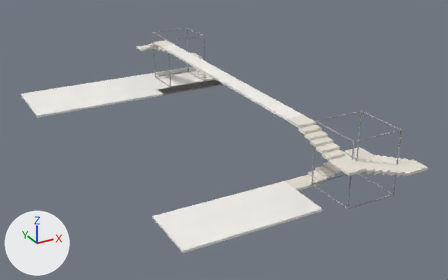
Before and after pictures for a commit that changed the glTF model examples/walkthrough/ideal/diagram.glb.
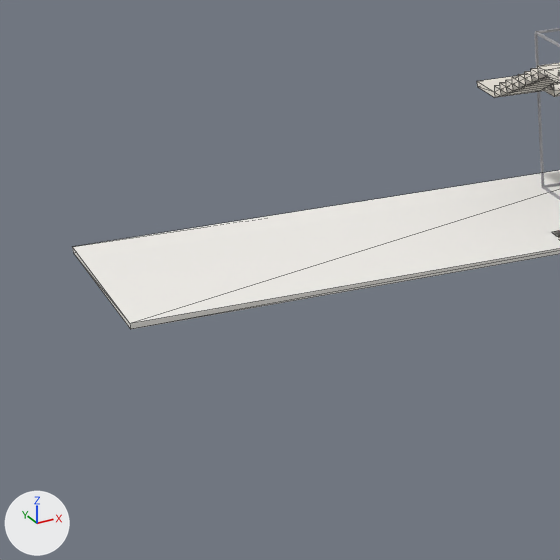
Each version appears first whole from a 50 mm lens placed at (-11.3, -46.4, 18.2), pointed at (8.7, -10.2, 0.1), and next in a close-up on the part from 0% to 36% of the width and 8% to 65% of the height. Lighting does not change. The marker at lower left points along +X, +Y and +Z. The older version's two pictures come first. The close-ups show mesh edges as thin lines. Vertices at exactly the same position are counted once.

The older version as bpy lines, for what is in view:
```python
me_floor = bpy.data.meshes.new('floor')
me_floor.from_pydata(...)  # 24 vertices, 36 faces; spans x -2.0..15.0, y -21.5..7.5, z -0.2..4.2
me_floor.materials.append(mat_floor)  # white #f3f1ec
# before: 0 (-2.0, 1.5, 0.0) at pixel (129, 323), 3 (-2.0, 7.5, 0.0) at pixel (72, 246), 4 (-2.0, 7.5, -0.2) at pixel (73, 252), 7 (-2.0, 1.5, -0.2) at pixel (130, 329)
me_stairs = bpy.data.meshes.new('stairs')
me_stairs.from_pydata(...)  # 352 vertices, 696 faces; spans x 9.0..15.0, y -23.5..7.5, z -0.2..4.2
me_stairs.materials.append(mat_stairs)  # white #e7e2d7
ob_floor = bpy.data.objects.new('floor', me_floor)
ob_floor.location = (0.0, 0.0, 0.0)
ob_stairs = bpy.data.objects.new('stairs', me_stairs)
ob_stairs.location = (0.0, 0.0, 0.0)
```
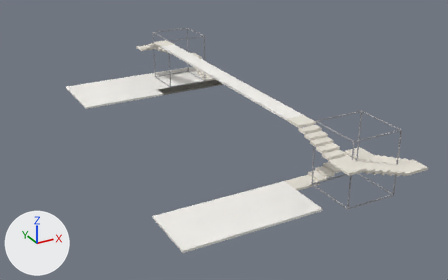
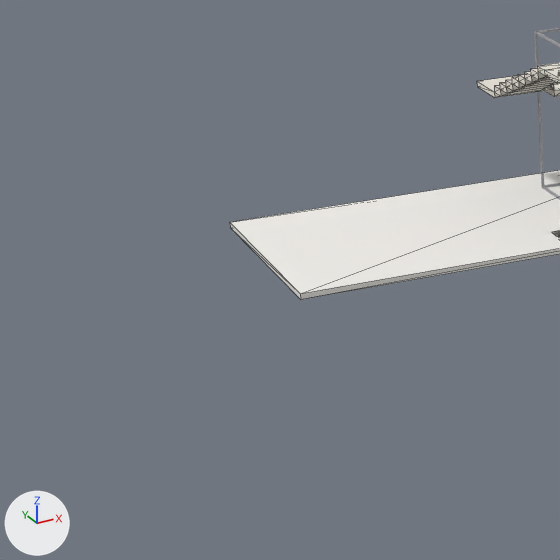
Pixel boxes [x1, y1, x2, y2] of what changed, in the close-ups (560 x 560 px):
'floor', reshaped
    before: [72, 170, 560, 329]
    after: [230, 170, 560, 299]

What the commit changed:
me_floor is used by ob_floor; location (0.0, 0.0, 0.0).
me_floor had 24 vertices, 36 faces and spanned x -2.0..15.0, y -21.5..7.5, z -0.2..4.2.
me_floor now has 24 vertices, 36 faces and spans x 0.0..15.0, y -21.5..7.5, z -0.2..4.2.
Part 1, on me_floor:
Vertices 0, 3, 4, 7 of me_floor move by (4.0, 0.0, 0.0).
